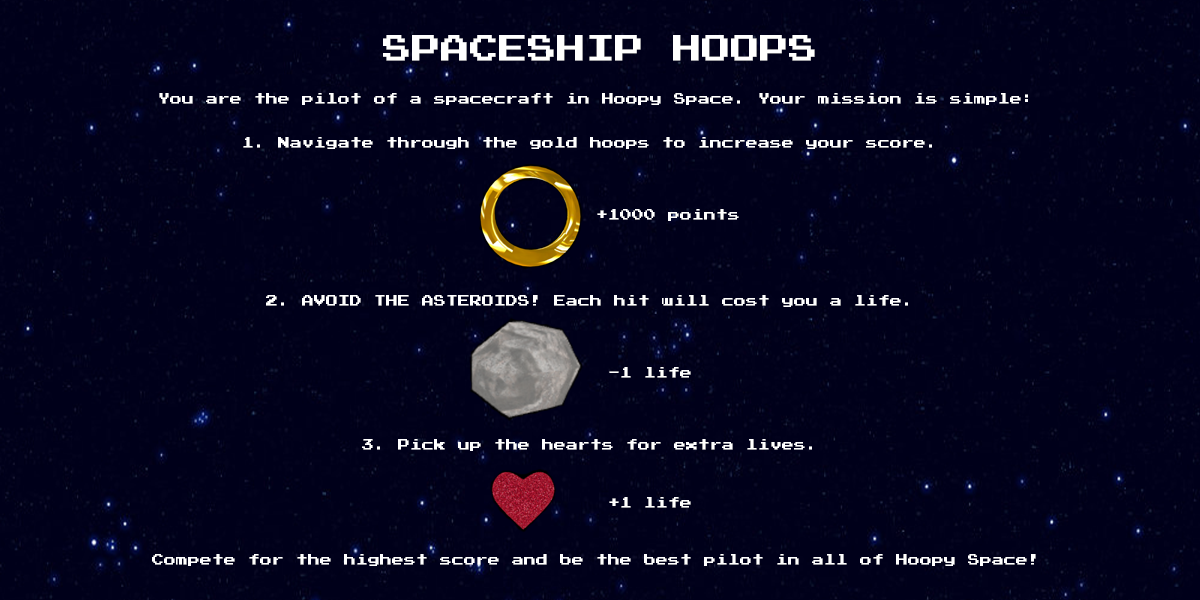
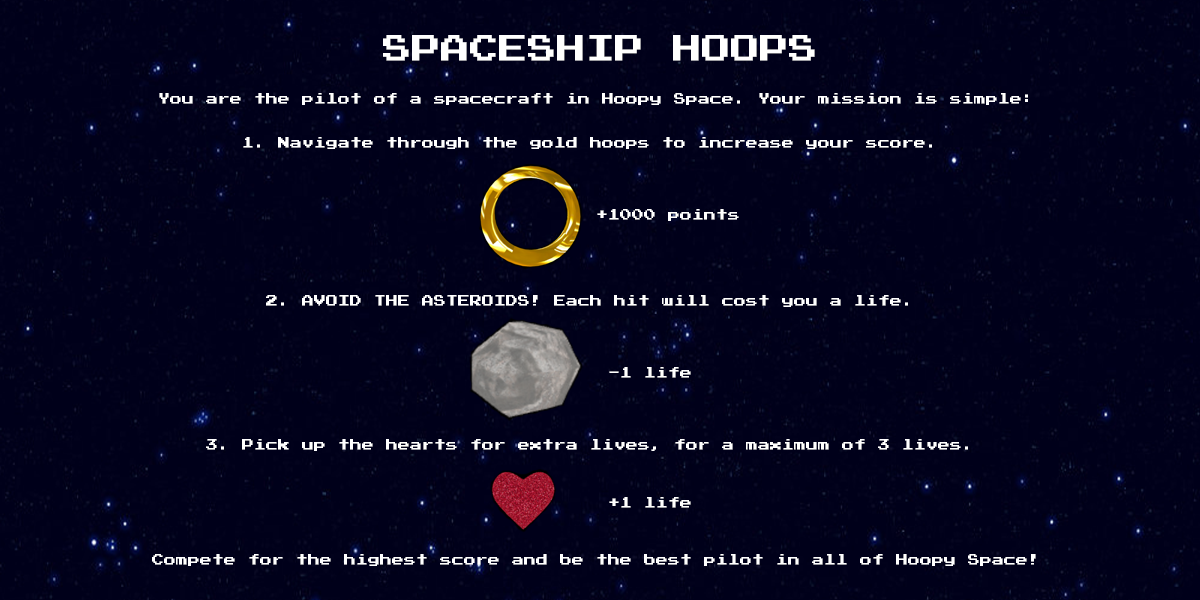
Layers edited between the first and the second w=1200, h=600 image:
painted on "text" over [206, 439, 968, 451]
